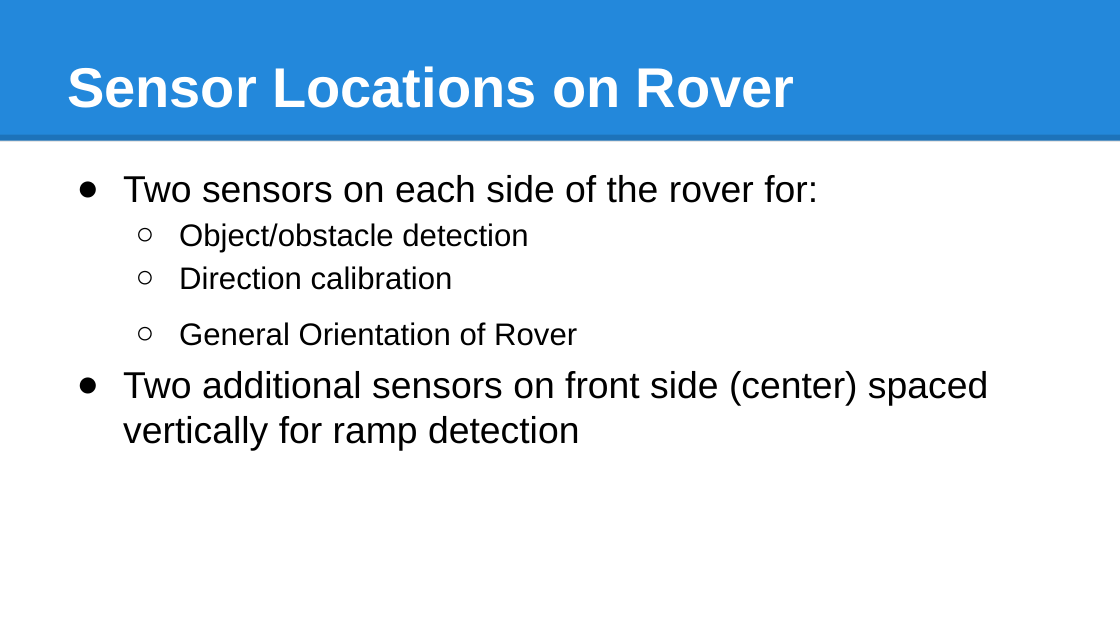
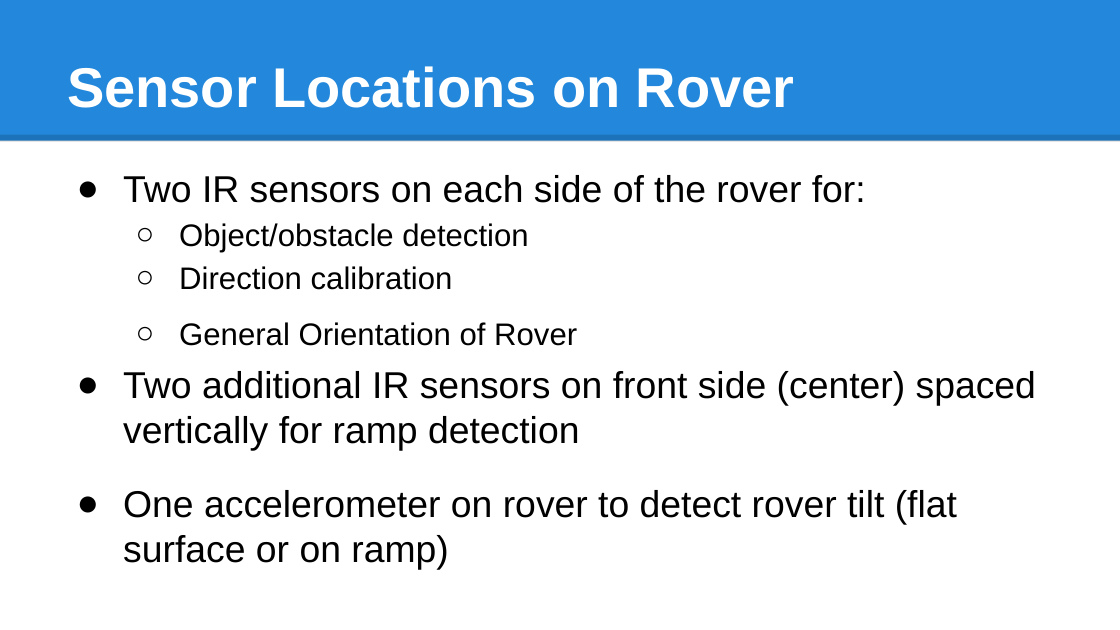
Before and after one commit to bhiln/EDTeam7, a slide deck: slide 6 of Documentation/Presentations/ECE 4534 Presentation.pptx. Drawn at 1120x630 pixels with LibreOffice and Linux fonts; fonts in the diff are those of the drawing. Boxes give left, top, right and bottom in pixels: in the first picture for what was removed or moved away, otherwise in the second. Text is boxed around its words. In the diff, an @@ line names an element or a change of style, - is before the commit and + after.

```diff
--- a/Documentation/Presentations/ECE 4534 Presentation.pptx
+++ b/Documentation/Presentations/ECE 4534 Presentation.pptx
@@ text at (123, 175, 866, 203): text changed @@
-● Two sensors on each side of the rover for:
+● Two IR sensors on each side of the rover for:
@@ text at (123, 371, 1036, 570): text changed @@
-● Two additional sensors on front side (center) spaced vertically for ramp detection
+● Two additional IR sensors on front side (center) spaced vertically for ramp detection
+● One accelerometer on rover to detect rover tilt (flat surface or on ramp)
```
Also in this commit, not shown: 4 other slides changed, 2 other files.
